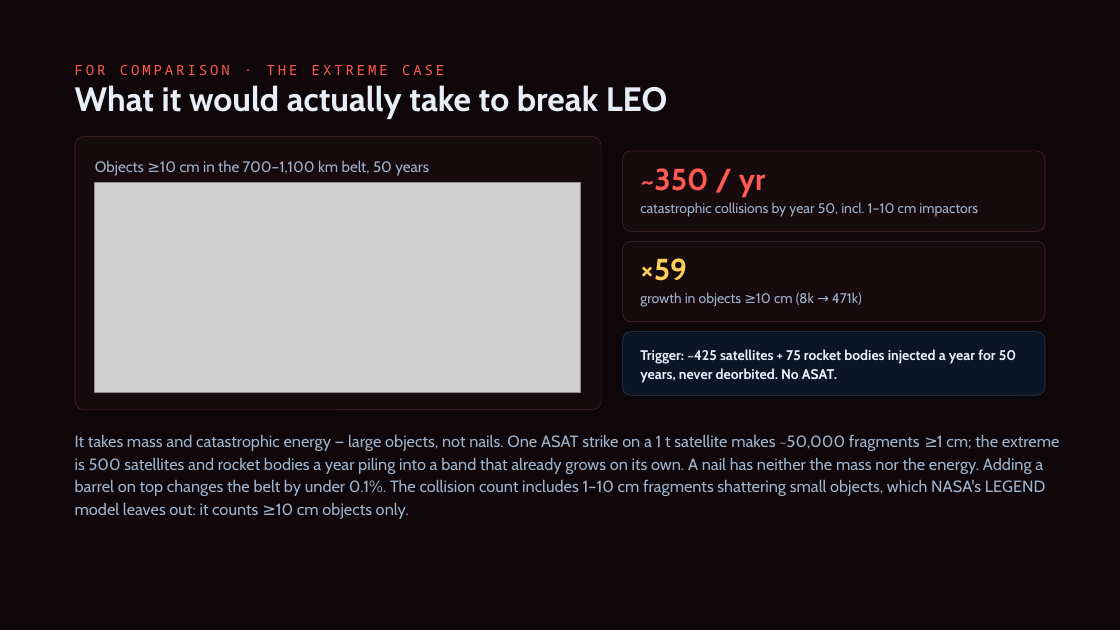
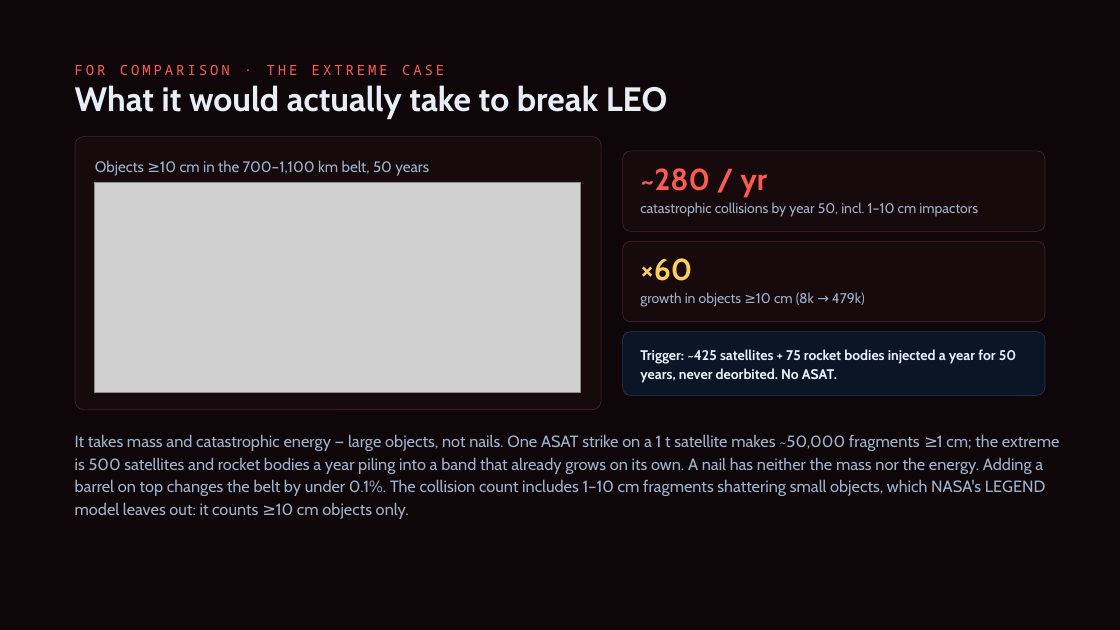
Before and after one commit to TimKadyrov/DebrisCascade, a slide deck: slide 17 of Barrel of Nails — Kessler Study.pptx. Drawn at 1120x630 pixels with LibreOffice and Linux fonts; fonts in the diff are those of the drawing; grey boxes stand for pictures. Boxes give left, top, right and bottom in pixels: in the first picture for what was removed or moved away, otherwise in the second. Text is boxed around its words. In the diff, an @@ line names an element or a change of style, - is before the commit and + after.

```diff
--- a/Barrel of Nails — Kessler Study.pptx
+++ b/Barrel of Nails — Kessler Study.pptx
@@ text at (x1=640, y1=168, x2=768, y2=197): text changed @@
-~350 / yr
+~280 / yr
@@ text at (x1=640, y1=258, x2=692, y2=281): text changed @@
-×59
+×60
@@ text at (x1=640, y1=292, x2=865, y2=307): text changed @@
-growth in objects ≥10 cm (8k → 471k)
+growth in objects ≥10 cm (8k → 479k)
```
Also in this commit, not shown: 12 other slides changed, 23 other files.
